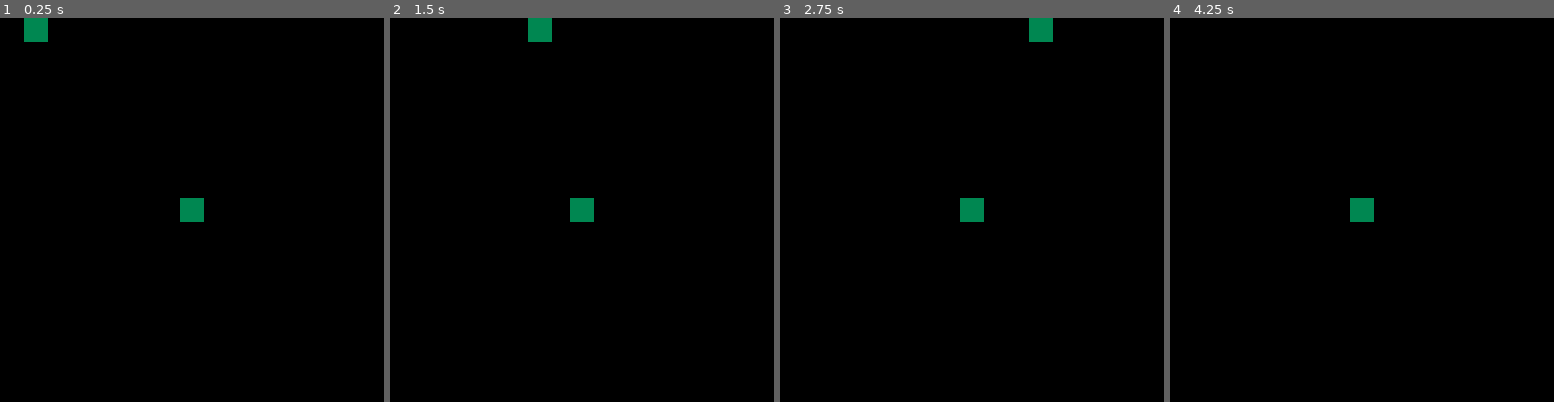
Above: before the commit, frames 1-4 (left to right).
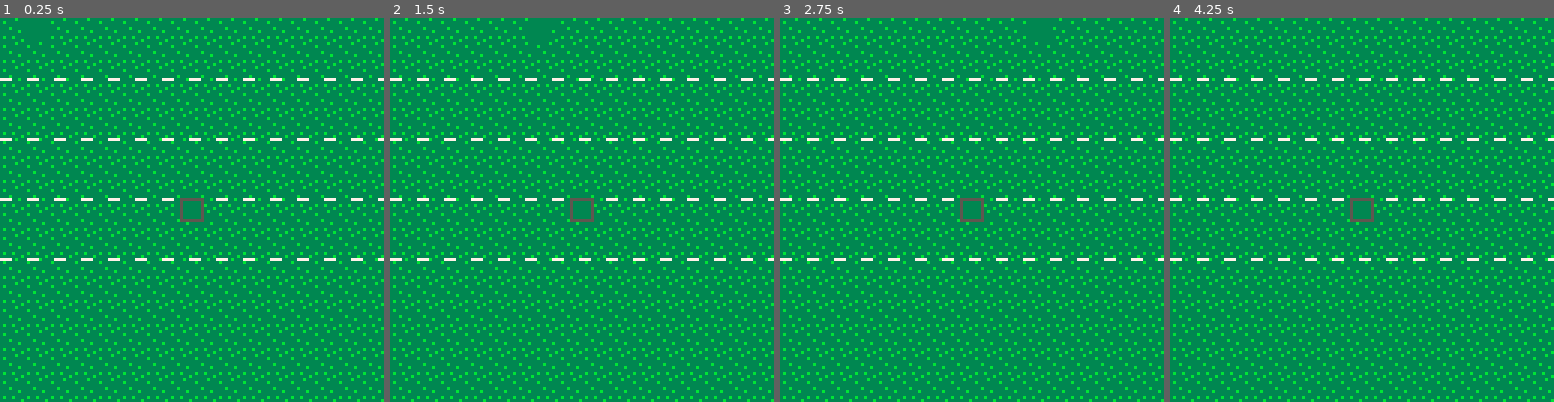
Above: after the commit, the same moments.

Repository: prestonhale/picoston
Game: PICO-8 cartridge untitled.p8
The game is run twice, just before and just after one commit, with the same random seed, the same clock (stepped at 60 frames per second) and the same inputs.
Inputs:
- Up to frame 1 (0.25 s): no input
- Up to frame 2 (1.5 s): no input
- Up to frame 3 (2.75 s): no input
- Up to frame 4 (4.25 s): no input

The runs differ from the first frame. In frame 1, 99% of the frame differs, in the area x 0-100%, y 0-100%; in frame 2, 99%; in frame 3, 99%; in frame 4, 100%.

Commit message:
add lanes

Diff:
--- a/untitled.p8
+++ b/untitled.p8
@@ -33,10 +33,26 @@
 end
 
 function _draw()
-	cls()
+				draw_background()
     for obj in all(objects) do
         obj.type.draw(obj)
     end
+end
+
+-- helper functions
+
+lane_buffer=20
+lane_spacing=3
+function draw_background()
+				cls(3)
+	   map()
+	   for i=0,3 do
+	   	curr_lane_x=0
+	   	while (curr_lane_x < 130) do
+	   		rect(curr_lane_x,i*lane_buffer+lane_buffer,curr_lane_x+lane_spacing,i*lane_buffer+lane_buffer,7)
+	   		curr_lane_x+=9
+	   	end
+	   end
 end
 
 
@@ -47,3 +63,116 @@
 
 
 
+…(96 lines of a section not shown)…
+__map__
+c0c0c0c0c0c0c0c0c0c0c0c0c0c0c0c000000000000000000000000000000000000000000000000000000000000000000000000000000000000000000000000000000000000000000000000000000000000000000000000000000000000000000000000000000000000000000000000000000000000000000000000000000000
+c0c0c0c0c0c0c0c0c0c0c0c0c0c0c0c000000000000000000000000000000000000000000000000000000000000000000000000000000000000000000000000000000000000000000000000000000000000000000000000000000000000000000000000000000000000000000000000000000000000000000000000000000000
+c0c0c0c0c0c0c0c0c0c0c0c0c0c0c0c000000000000000000000000000000000000000000000000000000000000000000000000000000000000000000000000000000000000000000000000000000000000000000000000000000000000000000000000000000000000000000000000000000000000000000000000000000000
+c0c0c0c0c0c0c0c0c0c0c0c0c0c0c0c000000000000000000000000000000000000000000000000000000000000000000000000000000000000000000000000000000000000000000000000000000000000000000000000000000000000000000000000000000000000000000000000000000000000000000000000000000000
+c0c0c0c0c0c0c0c0c0c0c0c0c0c0c0c000000000000000000000000000000000000000000000000000000000000000000000000000000000000000000000000000000000000000000000000000000000000000000000000000000000000000000000000000000000000000000000000000000000000000000000000000000000
+c0c0c0c0c0c0c0c0c0c0c0c0c0c0c0c000000000000000000000000000000000000000000000000000000000000000000000000000000000000000000000000000000000000000000000000000000000000000000000000000000000000000000000000000000000000000000000000000000000000000000000000000000000
+c0c0c0c0c0c0c0c0c0c0c0c0c0c0c0c000000000000000000000000000000000000000000000000000000000000000000000000000000000000000000000000000000000000000000000000000000000000000000000000000000000000000000000000000000000000000000000000000000000000000000000000000000000
+c0c0c0c0c0c0c0c0c0c0c0c0c0c0c0c000000000000000000000000000000000000000000000000000000000000000000000000000000000000000000000000000000000000000000000000000000000000000000000000000000000000000000000000000000000000000000000000000000000000000000000000000000000
+c0c0c0c0c0c0c0c0c0c0c0c0c0c0c0c000000000000000000000000000000000000000000000000000000000000000000000000000000000000000000000000000000000000000000000000000000000000000000000000000000000000000000000000000000000000000000000000000000000000000000000000000000000
+c0c0c0c0c0c0c0c0c0c0c0c0c0c0c0c000000000000000000000000000000000000000000000000000000000000000000000000000000000000000000000000000000000000000000000000000000000000000000000000000000000000000000000000000000000000000000000000000000000000000000000000000000000
+c0c0c0c0c0c0c0c0c0c0c0c0c0c0c0c000000000000000000000000000000000000000000000000000000000000000000000000000000000000000000000000000000000000000000000000000000000000000000000000000000000000000000000000000000000000000000000000000000000000000000000000000000000
+c0c0c0c0c0c0c0c0c0c0c0c0c0c0c0c000000000000000000000000000000000000000000000000000000000000000000000000000000000000000000000000000000000000000000000000000000000000000000000000000000000000000000000000000000000000000000000000000000000000000000000000000000000
+c0c0c0c0c0c0c0c0c0c0c0c0c0c0c0c000000000000000000000000000000000000000000000000000000000000000000000000000000000000000000000000000000000000000000000000000000000000000000000000000000000000000000000000000000000000000000000000000000000000000000000000000000000
+c0c0c0c0c0c0c0c0c0c0c0c0c0c0c0c000000000000000000000000000000000000000000000000000000000000000000000000000000000000000000000000000000000000000000000000000000000000000000000000000000000000000000000000000000000000000000000000000000000000000000000000000000000
+c0c0c0c0c0c0c0c0c0c0c0c0c0c0c0c000000000000000000000000000000000000000000000000000000000000000000000000000000000000000000000000000000000000000000000000000000000000000000000000000000000000000000000000000000000000000000000000000000000000000000000000000000000
+c0c0c0c0c0c0c0c0c0c0c0c0c0c0c0c000000000000000000000000000000000000000000000000000000000000000000000000000000000000000000000000000000000000000000000000000000000000000000000000000000000000000000000000000000000000000000000000000000000000000000000000000000000
Not shown, changed: 104 lines of the sprite sheet (__gfx__) section of untitled.p8
